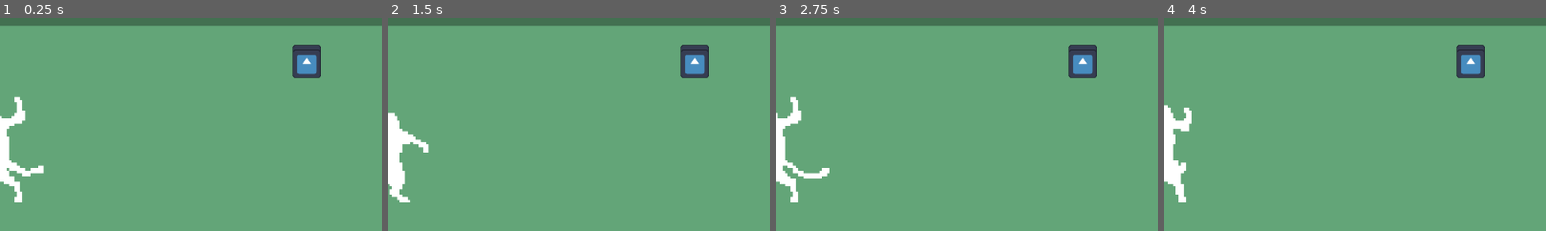
Above: before the commit, frames 1-4 (left to right).
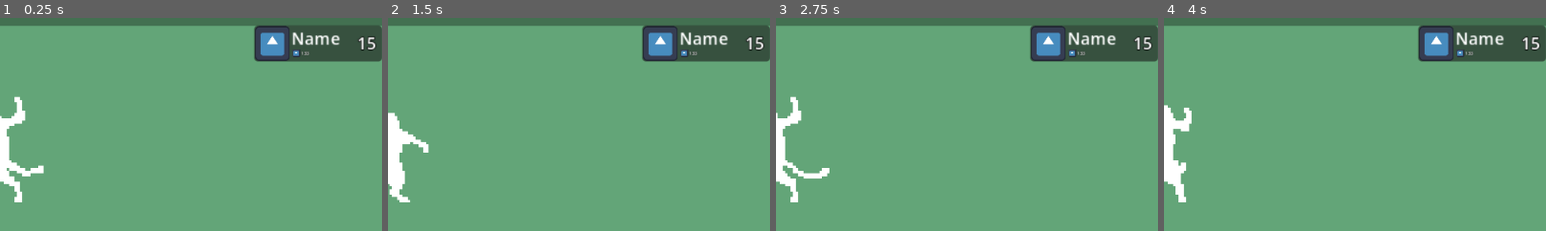
Above: after the commit, the same moments.

Repository: tepp12/projeto-1-engenharia
Game: Godot game, scene res://src/principal/tela_click.tscn
Same seed, same stepped clock (60 frames per second), same inputs: the game is played once before the commit and once after it. The engine's default icon, where the game draws it, is replaced by a stand-in: a white triangle on a blue panel in a dark square.
Inputs (mouse positions are % of the whole screen's width and height, from its top left):
- Up to frame 1 (0.25 s): no input
- Up to frame 2 (1.5 s): move the mouse to (50, 53) at 0.52 s; click (50, 53) at 0.67 s; move the mouse to (30, 55) at 1.27 s; click (30, 55) at 1.42 s
- Up to frame 3 (2.75 s): move the mouse to (60, 28) at 2.02 s; click (60, 28) at 2.17 s
- Up to frame 4 (4 s): move the mouse to (45, 70) at 2.77 s; click (45, 70) at 2.92 s; move the mouse to (80, 65) at 3.52 s; click (80, 65) at 3.67 s
The pictures show only the part of the screen within x 50-100%, y 22-72%; the shares and areas given below are measured in that part.

The runs differ from the first frame. In frame 1, 6.0% of the frame differs, in the area x 66-100%, y 3-29%; in frame 2, 6.0%; in frame 3, 6.0%; in frame 4, 6.0%.

Commit message:
Iniciar implementação das estrutura

Diff:
--- a/jogo/src/gameplay/estrutura.gd
+++ b/jogo/src/gameplay/estrutura.gd
@@ -4,26 +4,39 @@
 
 var nome : String
 var custo_inicial : int
-var custo : float
 var renda : int
 var quantidade : float
+var buy_amount := 1
+
+var upgrade_cost1 := 50.00
+var upgrade_cost2 := 100
+var upgrade_cost3 := 100
+var upgrade_cost4 := 1000
+var upgrade_cost5 := 10000
+var upgrade_cost6 := 50000
+
+func _process(_delta: float) -> void:
+	gerar_renda();
 
 #Aumenta o custo quando o jogador compra uma estrutura
-func _atualizar_custo() -> void:
-	custo = round(custo*(1+ (quantidade/100)))
+func atualizar_custo(upgrade) -> void:
+	upgrade = round(upgrade*(1+ (quantidade/100)))
 
 #Chamado quando o usuario compra estruturas
-func _comprar(buy_amount :int) -> void:
-	for n in buy_amount:
-		#Gasta o dinheiro para comprar uma estrutura
-		if GlobalValues.dinheiro >= custo:
-			GlobalValues.dinheiro += -custo
-			quantidade += 1
-			_atualizar_custo()
-		#Encerra o Loop se nao houver Dinheiro o bastante para comprar a estrutura
-		else:
-			break
+func _comprar_estrutura(_viewport: Node, event: InputEvent, _shape_idx: int, upgrade_cost) -> void:
+	if event is InputEventMouseButton and event.pressed:
+		if event.button_index == MOUSE_BUTTON_LEFT:
+			print("clicou")
+			for n in buy_amount:
+				#Gasta o dinheiro para comprar uma estrutura
+				if GlobalValues.dinheiro >= upgrade_cost:
+					GlobalValues.dinheiro += - upgrade_cost
+					quantidade += 1
+					atualizar_custo(upgrade_cost)
+				#Encerra o Loop se nao houver Dinheiro o bastante para comprar a estrutura
+				else:
+					break
 
 #Gera renda para o jogador
-func _gerar_renda() -> void:
+func gerar_renda() -> void:
 	GlobalValues.dinheiro += renda
--- a/jogo/src/principal/tela_click.tscn
+++ b/jogo/src/principal/tela_click.tscn
@@ -4,6 +4,7 @@
 [ext_resource type="Script" uid="uid://swl4prm12mhx" path="res://src/principal/clicker_gato.gd" id="2_1kvvx"]
 [ext_resource type="Texture2D" uid="uid://dytpa6q554thb" path="res://recursos/spritesheet/ezgif-505fb42208e4cdff.png" id="2_6f21r"]
 [ext_resource type="Script" uid="uid://651mfl2m15rd" path="res://src/principal/ui.gd" id="3_1kvvx"]
+[ext_resource type="Script" uid="uid://bd1fbyjkevsjj" path="res://src/gameplay/estrutura.gd" id="4_4ghun"]
 [ext_resource type="Texture2D" uid="uid://d0h082ghpxwpw" path="res://icon.svg" id="4_ndcgj"]
 
 [sub_resource type="AtlasTexture" id="AtlasTexture_32f21"]
@@ -128,6 +129,9 @@
 
 [sub_resource type="CapsuleShape2D" id="CapsuleShape2D_ixmva"]
 radius = 11.0
+
+[sub_resource type="RectangleShape2D" id="RectangleShape2D_l6wqg"]
+size = Vector2(106, 30)
 
 [sub_resource type="StyleBoxFlat" id="StyleBoxFlat_ixmva"]
 bg_color = Color(0, 0, 0, 0.46666667)
@@ -176,40 +180,68 @@
 script = ExtResource("3_1kvvx")
 metadata/_edit_lock_ = true
 
-[node name="VBoxContainer" type="VBoxContainer" parent="UI" unique_id=2030126256]
+[node name="Estruturas" type="VBoxContainer" parent="UI" unique_id=2030126256]
 layout_mode = 1
-offset_left = 560.8
+offset_left = 533.0
 offset_top = 88.0
 offset_right = 640.0
 offset_bottom = 360.0
-
-[node name="Panel" type="Panel" parent="UI/VBoxContainer" unique_id=560299885]
+theme_override_constants/separation = 0
+script = ExtResource("4_4ghun")
+
+[node name="Upgrade1" type="Panel" parent="UI/Estruturas" unique_id=805510049]
+custom_minimum_size = Vector2(0, 30)
 layout_mode = 2
-metadata/_edit_group_ = true
-
-[node name="Label" type="Label" parent="UI/VBoxContainer/Panel" unique_id=1957594403]
-layout_mode = 0
-offset_right = 40.0
-offset_bottom = 23.0
-
-[node name="Sprite2D" type="Sprite2D" parent="UI/VBoxContainer/Panel" unique_id=28063352]
-position = Vector2(16, 28)
-scale = Vector2(0.1875, 0.1875)
+mouse_filter = 2
+
+[node name="Name" type="Label" parent="UI/Estruturas/Upgrade1" unique_id=1134423276]
+layout_mode = 0
+offset_left = 30.999985
+offset_top = 1.0
+offset_right = 71.999985
+offset_bottom = 21.0
+theme_override_constants/outline_size = 0
+theme_override_font_sizes/font_size = 14
+text = "Name"
+
+[node name="Quantity" type="Label" parent="UI/Estruturas/Upgrade1" unique_id=720589443]
+layout_mode = 0
+offset_left = 81.999985
+offset_right = 105.999985
+offset_bottom = 30.0
+theme_override_constants/outline_size = 3
+theme_override_font_sizes/font_size = 14
+text = "15"
+horizontal_alignment = 1
+vertical_alignment = 1
+
+[node name="Cost" type="Label" parent="UI/Estruturas/Upgrade1" unique_id=1148695914]
+layout_mode = 0
+offset_left = 38.955265
+offset_top = 19.0
+offset_right = 54.13196
+offset_bottom = 31.0
+scale = Vector2(0.68001956, 0.68001956)
+theme_override_constants/outline_size = 1
+theme_override_font_sizes/font_size = 6
+text = "133"
+vertical_alignment = 1
+
+[node name="UpgradeIcon" type="Sprite2D" parent="UI/Estruturas/Upgrade1" unique_id=754237566]
+position = Vector2(15.200012, 15)
+scale = Vector2(0.22749756, 0.22749756)
 texture = ExtResource("4_ndcgj")
 
-[node name="Panel2" type="Panel" parent="UI/VBoxContainer" unique_id=672986825]
-layout_mode = 2
-metadata/_edit_group_ = true
-
-[node name="Label" type="Label" parent="UI/VBoxContainer/Panel2" unique_id=1262999644]
-layout_mode = 0
-offset_right = 40.0
-offset_bottom = 23.0
-
-[node name="Sprite2D" type="Sprite2D" parent="UI/VBoxContainer/Panel2" unique_id=1934753245]
-position = Vector2(16, 28)
-scale = Vector2(0.1875, 0.1875)
+[node name="CurrencyIcon" type="Sprite2D" parent="UI/Estruturas/Upgrade1" unique_id=1261851685]
+position = Vector2(35.155285, 23)
+scale = Vector2(0.049301147, 0.049301147)
 texture = ExtResource("4_ndcgj")
+
+[node name="Area2D" type="Area2D" parent="UI/Estruturas/Upgrade1" unique_id=248483457]
+
+[node name="CollisionShape2D" type="CollisionShape2D" parent="UI/Estruturas/Upgrade1/Area2D" unique_id=755337203]
+position = Vector2(53, 15)
+shape = SubResource("RectangleShape2D_l6wqg")
 
 [node name="ColorRect2" type="ColorRect" parent="UI" unique_id=682718553]
 z_index = -1
@@ -221,6 +253,7 @@
 grow_vertical = 2
 mouse_filter = 2
 color = Color(0.3882353, 0.64705884, 0.47058824, 1)
+metadata/_edit_lock_ = true
 
 [node name="Panel" type="Panel" parent="UI" unique_id=2122826748]
 layout_mode = 0
